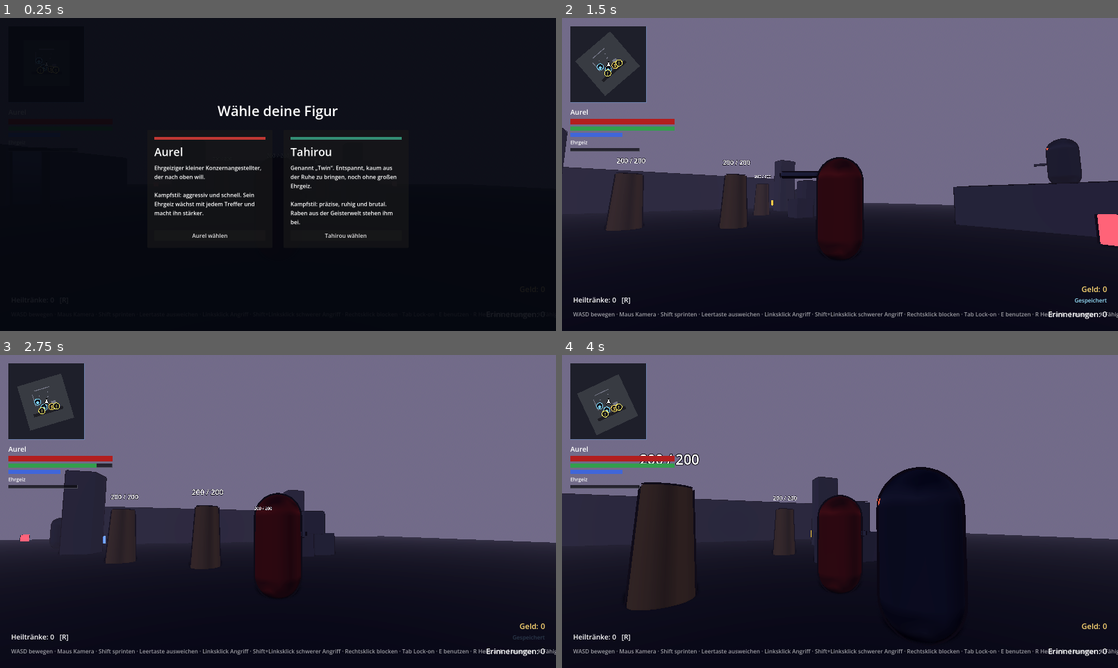
Above: before the commit, frames 1-4 (two rows, left to right).
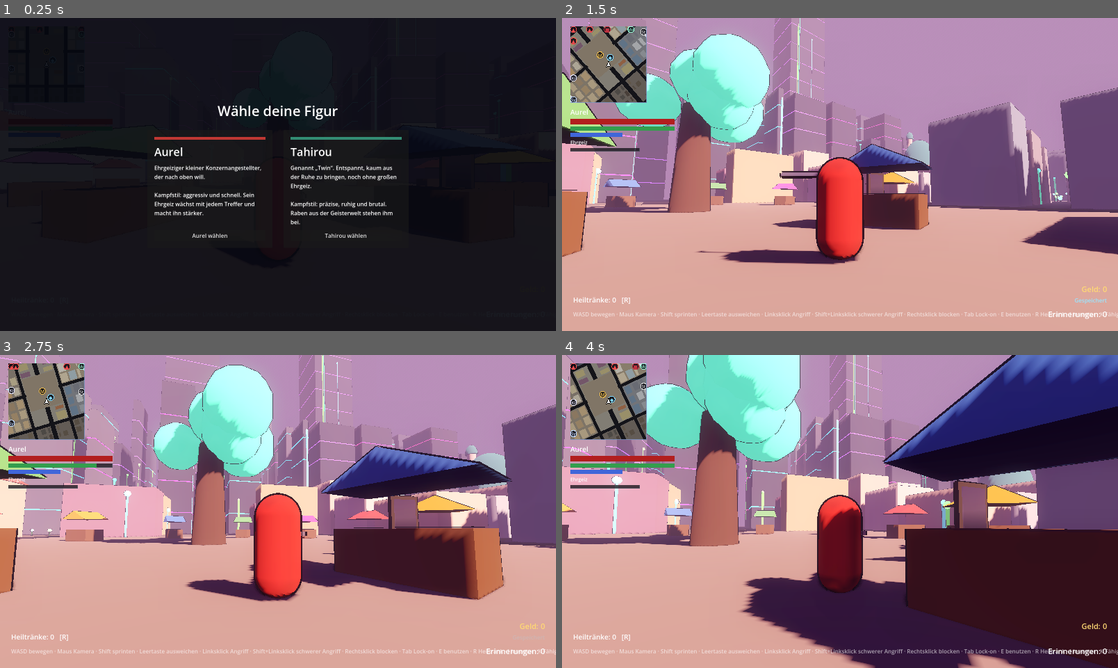
Above: after the commit, the same moments.

Repository: Aurelvonwatzdorf/nr1
Game: Godot game, scene res://scenes/levels/santo_santiago.tscn
The game is run twice, just before and just after one commit, with the same random seed, the same clock (stepped at 60 frames per second) and the same inputs. Before the commit the project starts from res://scenes/levels/test_arena.tscn.
Inputs (mouse positions are in pixels of both pictures, inside the frame that each line leads up to):
- Up to frame 1 (0.25 s): no input
- Up to frame 2 (1.5 s): click "Aurel wählen" at 0.5 s; tap Enter at 1.25 s; move the mouse to (867, 174) at 1.27 s; hold W (move_forward) from 1.28 s (still down); hold Right mouse button (block) from 1.28 s (still down)
- Up to frame 3 (2.75 s): keep holding W (move_forward); move the mouse to (250, 511) at 2.02 s; release Right mouse button (block) at 2.03 s; click (250, 511) at 2.1 s; right-click (250, 511) at 2.3 s
- Up to frame 4 (4 s): keep holding W (move_forward); move the mouse to (851, 505) at 2.77 s; hold Right mouse button (block) 2.78-3.53 s; move the mouse to (834, 517) at 3.52 s; tap F (call_spirit) at 3.6 s; right-click (834, 517) at 3.8 s

The runs differ from the first frame. In frame 2, 97% of the frame differs, in the area x 0-100%, y 0-100%; in frame 3, 96%; in frame 4, 95%.

Commit message:
M6 step 3: Santo Santiago generated from layout data
CityGenerator builds the capital from santo_santiago.tres: corporate
district with neon towers and barracks in the north, a market with a
glowing tree and stalls, Christian, Muslim, Jewish and atheist quarters
with church, mosque, synagogue and house of silence, and the slum with
ruins in the south; roads, glowing vines and plants everywhere, map
shapes and boundary walls. Lots are trimmed around roads (297 houses).
Santo Santiago is now the main scene; a city smoke test checks it.

Co-Authored-By: Claude Opus 5.5 <noreply@anthropic.com>
Claude-Session: https://claude.ai/code/session_01RjnwZ2TtYogGPE8DCJukRJ

Diff:
--- a/game/project.godot
+++ b/game/project.godot
@@ -6,7 +6,7 @@
 
 config/name="Spiegelrealitäten (Arbeitstitel)"
 config/description="Third-Person-Action-RPG in den Spiegelrealitäten der Konzerne."
-run/main_scene="res://scenes/levels/test_arena.tscn"
+run/main_scene="res://scenes/levels/santo_santiago.tscn"
 config/features=PackedStringArray("4.7", "Forward Plus")
 
 [autoload]
--- a/game/resources/world/santo_santiago.tres
+++ b/game/resources/world/santo_santiago.tres
@@ -12,7 +12,7 @@
 wall_colors = PackedColorArray(0.2, 0.22, 0.28, 1, 0.25, 0.28, 0.35, 1, 0.3, 0.32, 0.38, 1, 0.18, 0.2, 0.25, 1)
 roof_color = Color(0.15, 0.15, 0.18, 1)
 pitched_roofs = false
-lot_size = 20.0
+lot_size = 16.0
 height_rich = Vector2(35.0, 70.0)
 height_poor = Vector2(22.0, 40.0)
 empty_chance = 0.1
@@ -48,7 +48,7 @@
 wall_colors = PackedColorArray(0.88, 0.82, 0.68, 1, 0.85, 0.7, 0.5, 1, 0.8, 0.6, 0.48, 1, 0.9, 0.86, 0.78, 1)
 roof_color = Color(0.62, 0.3, 0.22, 1)
 pitched_roofs = true
-lot_size = 14.0
+lot_size = 11.0
 height_rich = Vector2(9.0, 16.0)
 height_poor = Vector2(4.0, 8.0)
 empty_chance = 0.1
@@ -66,7 +66,7 @@
 wall_colors = PackedColorArray(0.95, 0.93, 0.88, 1, 0.88, 0.8, 0.66, 1, 0.75, 0.82, 0.85, 1, 0.92, 0.86, 0.75, 1)
 roof_color = Color(0.5, 0.45, 0.38, 1)
 pitched_roofs = false
-lot_size = 14.0
+lot_size = 11.0
 height_rich = Vector2(9.0, 15.0)
 height_poor = Vector2(4.0, 8.0)
 empty_chance = 0.1
@@ -84,7 +84,7 @@
 wall_colors = PackedColorArray(0.85, 0.74, 0.58, 1, 0.78, 0.67, 0.52, 1, 0.88, 0.8, 0.66, 1, 0.72, 0.62, 0.5, 1)
 roof_color = Color(0.45, 0.38, 0.3, 1)
 pitched_roofs = false
-lot_size = 14.0
+lot_size = 11.0
 height_rich = Vector2(9.0, 15.0)
 height_poor = Vector2(4.0, 8.0)
 empty_chance = 0.1
@@ -102,7 +102,7 @@
 wall_colors = PackedColorArray(0.7, 0.72, 0.75, 1, 0.5, 0.6, 0.7, 1, 0.85, 0.86, 0.88, 1, 0.55, 0.56, 0.6, 1)
 roof_color = Color(0.3, 0.3, 0.33, 1)
 pitched_roofs = false
-lot_size = 14.0
+lot_size = 11.0
 height_rich = Vector2(10.0, 20.0)
 height_poor = Vector2(5.0, 9.0)
 empty_chance = 0.1
@@ -120,7 +120,7 @@
 wall_colors = PackedColorArray(0.45, 0.4, 0.35, 1, 0.4, 0.38, 0.36, 1, 0.5, 0.45, 0.38, 1, 0.38, 0.33, 0.3, 1)
 roof_color = Color(0.3, 0.27, 0.24, 1)
 pitched_roofs = false
-lot_size = 11.0
+lot_size = 9.0
 height_rich = Vector2(4.0, 8.0)
 height_poor = Vector2(2.5, 5.0)
 empty_chance = 0.15
--- /dev/null
+++ b/game/scenes/levels/santo_santiago.tscn
@@ -0,0 +1,71 @@
+[gd_scene format=3]
+
+[ext_resource type="Script" path="res://scripts/realms/level.gd" id="1_level"]
+[ext_resource type="PackedScene" path="res://scenes/player/player.tscn" id="2_player"]
+[ext_resource type="PackedScene" path="res://scenes/ui/game_ui.tscn" id="3_ui"]
+[ext_resource type="Script" path="res://scripts/world/city_generator.gd" id="4_city"]
+[ext_resource type="Resource" path="res://resources/world/santo_santiago.tres" id="5_layout"]
+[ext_resource type="Script" path="res://scripts/world/map_data.gd" id="6_map_data"]
+[ext_resource type="PackedScene" path="res://scenes/world/anchor_mirror.tscn" id="7_mirror"]
+[ext_resource type="Script" path="res://scripts/systems/respawn_manager.gd" id="8_respawn"]
+[ext_resource type="PackedScene" path="res://scenes/world/memory_remnant.tscn" id="9_remnant"]
+
+[sub_resource type="ProceduralSkyMaterial" id="ProceduralSkyMaterial_dusk"]
+sky_top_color = Color(0.16, 0.12, 0.3, 1)
+sky_horizon_color = Color(0.85, 0.45, 0.4, 1)
+ground_bottom_color = Color(0.05, 0.04, 0.08, 1)
+ground_horizon_color = Color(0.6, 0.35, 0.4, 1)
+sun_angle_max = 20.0
+
+[sub_resource type="Sky" id="Sky_dusk"]
+sky_material = SubResource("ProceduralSkyMaterial_dusk")
+
+[sub_resource type="Environment" id="Environment_city"]
+background_mode = 2
+sky = SubResource("Sky_dusk")
+ambient_light_source = 3
+ambient_light_energy = 1.2
+tonemap_mode = 2
+ssao_enabled = true
+glow_enabled = true
+glow_intensity = 1.1
+glow_bloom = 0.15
+fog_enabled = true
+fog_light_color = Color(0.55, 0.4, 0.55, 1)
+fog_density = 0.006
+
+[node name="SantoSantiago" type="Node3D"]
+script = ExtResource("1_level")
+
+[node name="WorldEnvironment" type="WorldEnvironment" parent="."]
+environment = SubResource("Environment_city")
+
+[node name="Sun" type="DirectionalLight3D" parent="."]
+transform = Transform3D(0.707107, -0.454519, 0.541675, 0, 0.766044, 0.642788, -0.707107, -0.454519, 0.541675, 0, 60, 0)
+light_color = Color(1, 0.78, 0.6, 1)
+light_energy = 1.2
+shadow_enabled = true
+directional_shadow_max_distance = 120.0
+
+[node name="MapData" type="Node" parent="."]
+script = ExtResource("6_map_data")
+
+[node name="City" type="Node3D" parent="." node_paths=PackedStringArray("map_data")]
+script = ExtResource("4_city")
+layout = ExtResource("5_layout")
+map_data = NodePath("../MapData")
+
+[node name="AnchorMirrors" type="Node3D" parent="."]
+
+[node name="MirrorMarket" parent="AnchorMirrors" instance=ExtResource("7_mirror")]
+transform = Transform3D(1, 0, 0, 0, 1, 0, 0, 0, 1, 8, 0, 6)
+
+[node name="Player" parent="." instance=ExtResource("2_player")]
+transform = Transform3D(1, 0, 0, 0, 1, 0, 0, 0, 1, 0, 0.1, 12)
+
+[node name="GameUI" parent="." instance=ExtResource("3_ui")]
+
+[node name="RespawnManager" type="Node" parent="." node_paths=PackedStringArray("player")]
+script = ExtResource("8_respawn")
+player = NodePath("../Player")
+remnant_scene = ExtResource("9_remnant")
--- a/game/scripts/world/city_generator.gd
+++ b/game/scripts/world/city_generator.gd
@@ -93,7 +93,9 @@
 	for row in rows:
 		for column in columns:
 			var lot := Rect2(rect.position + Vector2(column * lot_w, row * lot_d), Vector2(lot_w, lot_d))
-			if _is_blocked(lot.grow(-1.0)):
+			# Grundstück an Straßen/Wahrzeichen so weit verkleinern, bis es frei ist.
+			lot = _fit_lot(lot)
+			if lot.size.x < 5.0 or lot.size.y < 5.0:
 				continue
 			if _rng.randf() < district.empty_chance:
 				_add_plants(Vector3(lot.get_center().x, 0.0, lot.get_center().y), 3)
@@ -104,6 +106,28 @@
 				_build_ruin(district, lot)
 			else:
 				_build_house(district, lot, richness)
+
+
+## Schneidet ein Grundstück von Straßen und Wahrzeichen frei (bleibt rechteckig).
+func _fit_lot(lot: Rect2) -> Rect2:
+	for reserved in _reserved:
+		if not reserved.intersects(lot):
+			continue
+		# Die Seite abschneiden, auf der am wenigsten verloren geht.
+		var options: Array[Rect2] = [
+			Rect2(lot.position, Vector2(reserved.position.x - lot.position.x, lot.size.y)),
+			Rect2(Vector2(reserved.end.x, lot.position.y), Vector2(lot.end.x - reserved.end.x, lot.size.y)),
+			Rect2(lot.position, Vector2(lot.size.x, reserved.position.y - lot.position.y)),
+			Rect2(Vector2(lot.position.x, reserved.end.y), Vector2(lot.size.x, lot.end.y - reserved.end.y)),
+		]
+		var best := Rect2()
+		for option in options:
+			if option.size.x > 0.0 and option.size.y > 0.0 and option.get_area() > best.get_area():
+				best = option
+		lot = best
+		if lot.get_area() <= 0.0:
+			return Rect2()
+	return lot
 
 
 func _is_blocked(area: Rect2) -> bool:
--- /dev/null
+++ b/game/tests/city_test.gd
@@ -0,0 +1,61 @@
+extends Node
+## Rauchtest für Santo Santiago:
+##   godot --headless --path game res://tests/city_test.tscn
+
+const CITY := preload("res://scenes/levels/santo_santiago.tscn")
+
+var _failures: int = 0
+
+
+func _ready() -> void:
+	HitStop.enabled = false
+	SaveSystem.auto_load_enabled = false
+	GameState.ask_character_on_new_game = false
+	GameState.reset()
+	_run.call_deferred()
+
+
+func _run() -> void:
+	var started := Time.get_ticks_msec()
+	var city := CITY.instantiate()
+	add_child(city)
+	print("Stadt gebaut in %d ms" % (Time.get_ticks_msec() - started))
+	var generator: CityGenerator = city.get_node("City")
+	var player: Player = city.get_node("Player")
+	_check(generator.building_count > 150, "Viele Häuser gebaut (%d)" % generator.building_count)
+	var kinds: Array[MapMarker.Kind] = []
+	for node in get_tree().get_nodes_in_group(&"map_markers"):
+		kinds.append((node as MapMarker).kind)
+	for kind: MapMarker.Kind in [MapMarker.Kind.MARKET, MapMarker.Kind.CHURCH, MapMarker.Kind.MOSQUE,
+			MapMarker.Kind.SYNAGOGUE, MapMarker.Kind.HOUSE_OF_SILENCE, MapMarker.Kind.CORPORATE_TOWER,
+			MapMarker.Kind.BARRACKS, MapMarker.Kind.ANCHOR_MIRROR]:
+		_check(kinds.has(kind), "Auf der Karte: %s" % MapMarker.get_kind_name(kind))
+	var map_data: MapData = city.get_node("MapData")
+	_check(map_data.area_name == "Santo Santiago" and map_data.shapes.size() > 150, "Grundriss für die Karte (%d Flächen)" % map_data.shapes.size())
+	await _frames(60)
+	_check(player.is_on_floor() and player.global_position.y > -0.5, "Spielfigur steht auf dem Marktplatz")
+	# Geradeaus nach Süden laufen: Figur darf nicht durch den Boden fallen.
+	Input.action_press(&"move_back")
+	await _frames(180)
+	Input.action_release(&"move_back")
+	_check(player.global_position.y > -1.0, "Laufen durch die Stadt: kein Fall durch den Boden (y %.1f)" % player.global_position.y)
+	# Stadtrand: unsichtbare Mauer.
+	player.global_position = Vector3(0.0, 0.5, 118.0)
+	Input.action_press(&"move_back")
+	await _frames(120)
+	Input.action_release(&"move_back")
+	_check(player.global_position.z < 121.0, "Unsichtbare Mauer am Stadtrand hält (z %.1f)" % player.global_position.z)
+	print("")
+	print("STADTTEST: %s" % ("BESTANDEN" if _failures == 0 else "%d FEHLER" % _failures))
+	get_tree().quit(0 if _failures == 0 else 1)
+
+
+func _frames(count: int) -> void:
+	for i in count:
+		await get_tree().physics_frame
+
+
+func _check(condition: bool, description: String) -> void:
+	print("%s %s" % ["[OK]  " if condition else "[FEHLER]", description])
+	if not condition:
+		_failures += 1
--- /dev/null
+++ b/game/tests/city_test.tscn
@@ -0,0 +1,6 @@
+[gd_scene format=3]
+
+[ext_resource type="Script" path="res://tests/city_test.gd" id="1_test"]
+
+[node name="CityTest" type="Node"]
+script = ExtResource("1_test")
Not shown, added: game/tests/city_test.gd.uid
Not shown, changed: CLAUDE.md
